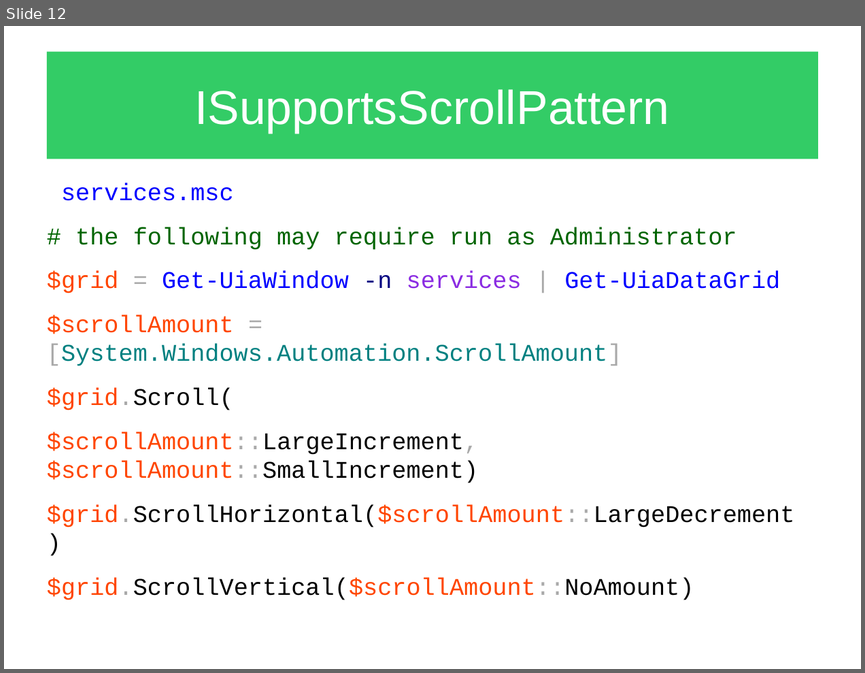
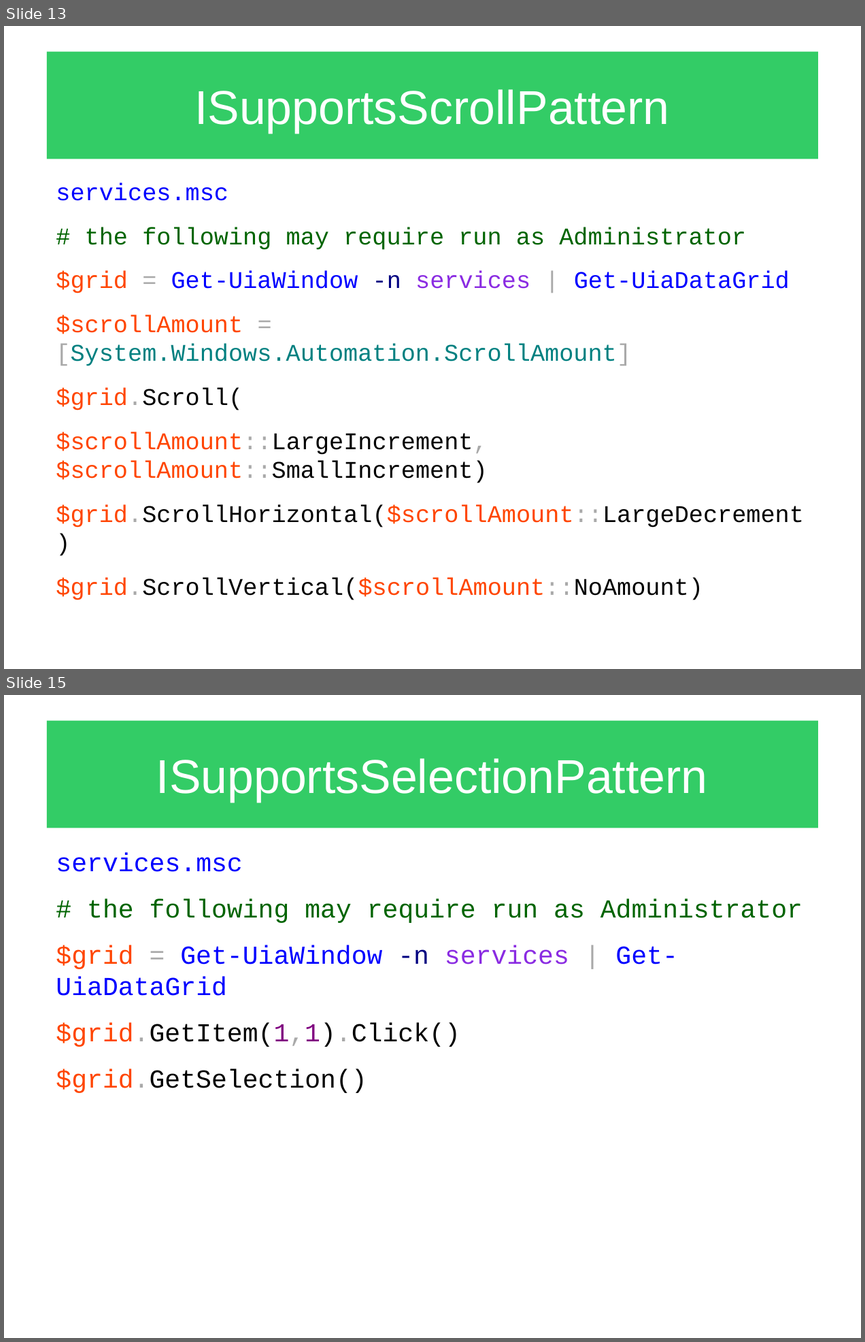
Before and after one commit to apetrovskiy/STUPS, a slide deck: samples/UIAutomation/Presentations/UIAutomation_elements_object_model_part_01.odp. Shown one above the other, each under a label of ours: slide 12 before the commit, slides 13 and 15 after it; the slides between them are not shown. The pictures are 865x673 and 865x1342 pixels, drawn with LibreOffice and Linux fonts; fonts in the diff are those of the drawing. Boxes give left, top, right and bottom in pixels: in the first picture for what was removed or moved away, otherwise in the second. Text is boxed around its words. In the diff, an @@ line names an element or a change of style, - is before the commit and + after.

```diff
--- a/samples/UIAutomation/Presentations/UIAutomation_elements_object_model_part_01.odp
+++ b/samples/UIAutomation/Presentations/UIAutomation_elements_object_model_part_01.odp
@@ slide 15 added at [4,695,861,1338], background #FFFFFF @@
@@ title added at [47,721,818,828], fill #33CC66, 44 pt, text #FFFFFF @@
+ISupportsSelectionPattern
@@ text added at [56,853,802,1093], 24 pt, text #006400 @@
+services.msc
+# the following may require run as Administrator
+$grid = Get-UiaWindow -n services | Get-UiaDataGrid
+$grid.GetItem(1,1).Click()
+$grid.GetSelection()
@@ what was slide 12 is now slide 13 @@
@@ slide 13 changed as well @@
@@ text "services.msc": place and size @@
-text "services.msc" at [47,183,795,600]
+text "services.msc" at [56,183,804,600]
```
Also in this commit, not shown: 11 other slides changed, 5 other slides added, 4 slides removed, 1 other file.
